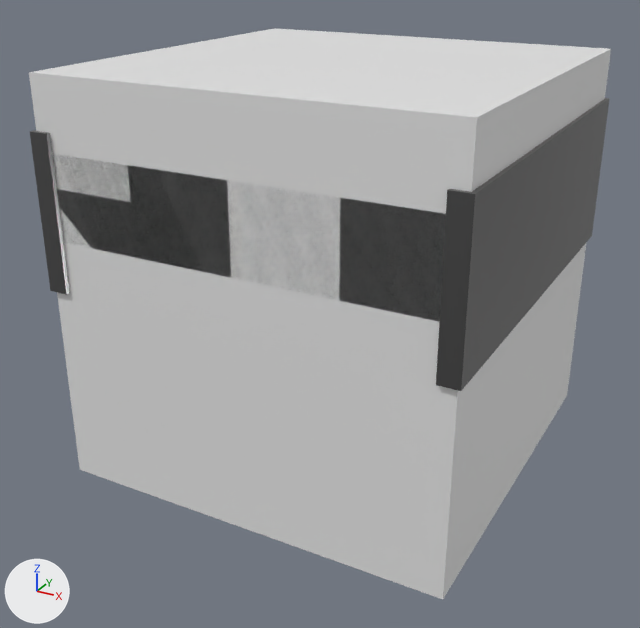
The glTF model Meshes/ConveyorMesh.glb, before and after one commit.
One viewpoint serves both versions: a 50 mm camera at (0.978, -1.901, 1.288) aimed at (-0.026, -0.076, 0.376). Arrows for +X, +Y and +Z are at lower left; the lights stay in place. The first picture is the older version. Where no turn or scale is listed for an object, it has been applied to the vertices.

Objects in the first picture: 'ConveyorBelt', 'ConveyorLeftSide', 'ConveyorRightSide', 'Cube-noimp'.
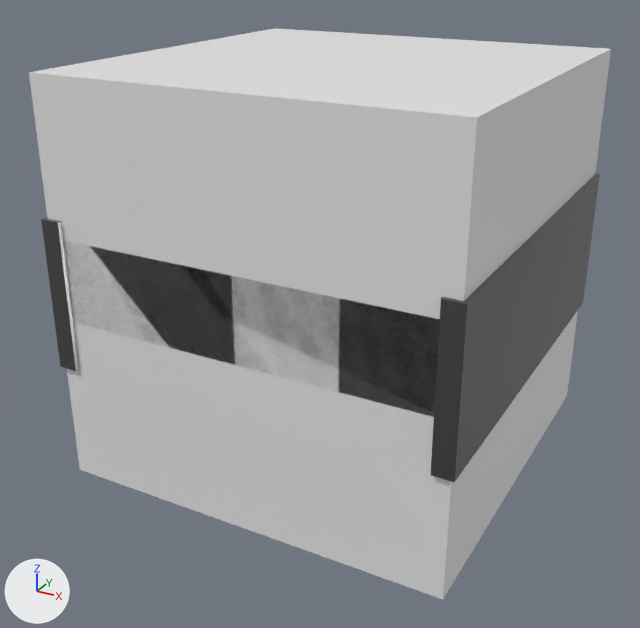
Edits to the bpy script that builds the scene:
```text
Change ob_conveyorbelt:
    ob_conveyorbelt.location: (0.0, 0.0, 0.0) -> (0.0, 0.0, -0.2)
Change ob_conveyorrightside:
    ob_conveyorrightside.location: (0.0, 0.0, 0.0) -> (0.0, 0.0, -0.2)
Change ob_conveyorleftside:
    ob_conveyorleftside.location: (0.0, 0.0, 0.0) -> (0.0, 0.0, -0.2)
```

Changed parts and their boxes (x1, y1, x2, y2) in the pictures (640 x 628 px):
'ConveyorRightSide', moved
    before: (436, 98, 610, 391)
    after: (430, 173, 600, 482)
'ConveyorBelt', moved
    before: (53, 154, 446, 321)
    after: (64, 242, 440, 415)
'ConveyorLeftSide', moved
    before: (30, 130, 69, 295)
    after: (41, 217, 79, 371)
